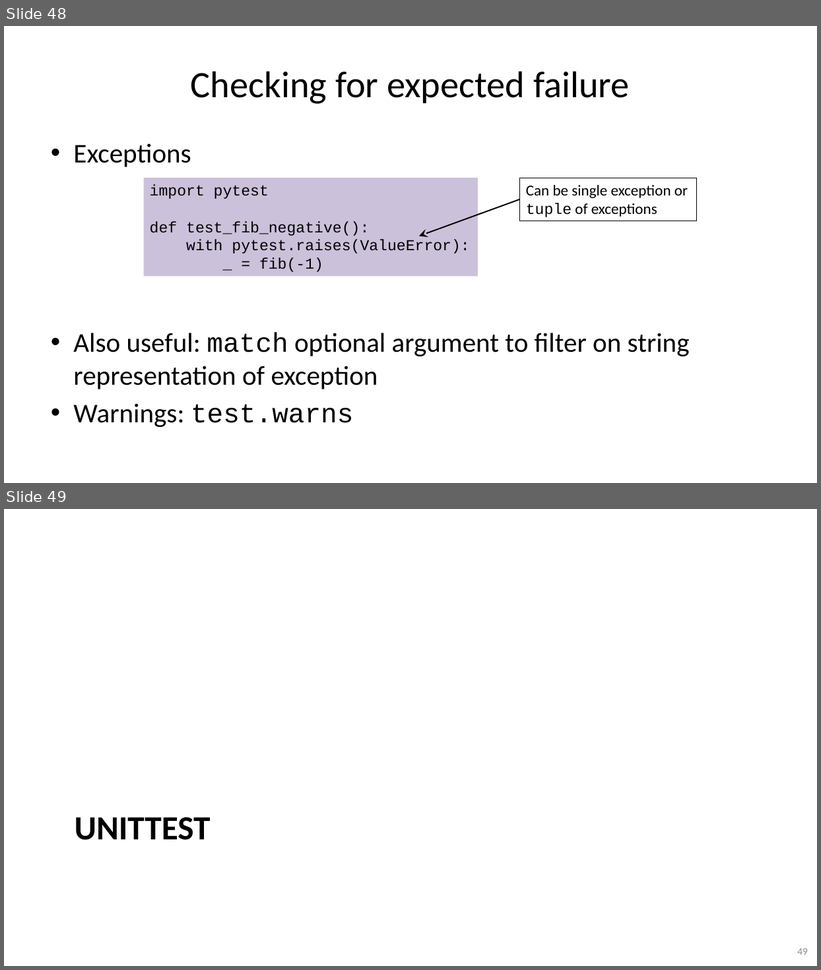
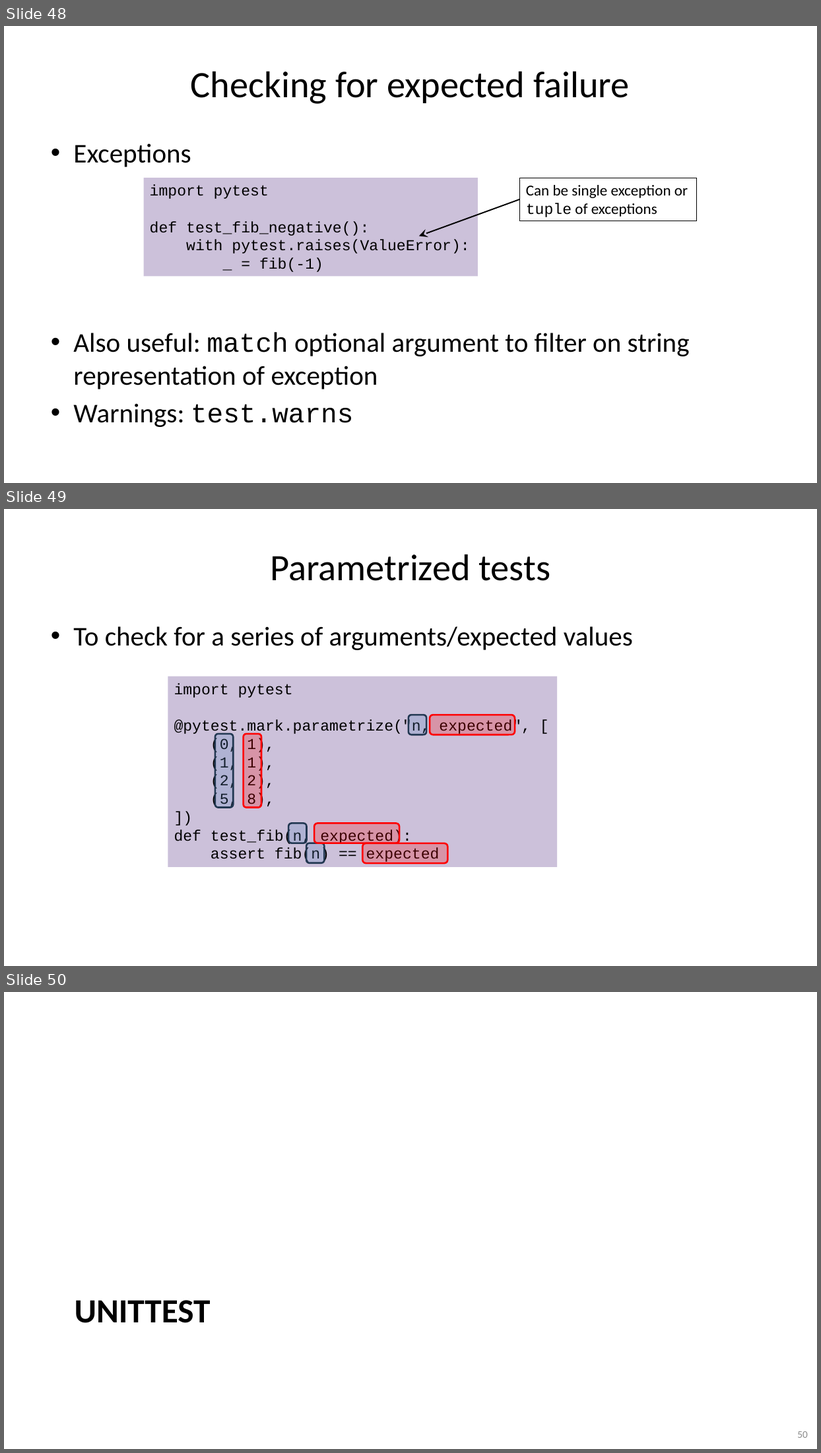
Before and after one commit to gjbex/Python-software-engineering, a slide deck: python_software_engineering.pptx. Shown one above the other, each under a label of ours: slides 48 and 49 before the commit, slides 48, 49 and 50 after it. The pictures are 821x970 and 821x1453 pixels, drawn with LibreOffice and Linux fonts; fonts in the diff are those of the drawing. Boxes give left, top, right and bottom in pixels: in the first picture for what was removed or moved away, otherwise in the second. Text is boxed around its words. In the diff, an @@ line names an element or a change of style, - is before the commit and + after.

Commit message:
Add slide on parameterized tests

```diff
--- a/python_software_engineering.pptx
+++ b/python_software_engineering.pptx
@@ slide 49 added at bbox=[4, 509, 817, 966], background #FFFFFF @@
@@ title added at bbox=[270, 554, 551, 581], 44 pt, text #000000 @@
+Parametrized tests
@@ text added at bbox=[73, 626, 633, 650], 32 pt, text #000000 @@
+• To check for a series of arguments/expected values
@@ rectangle added at bbox=[168, 677, 557, 867], fill #CCC1DA, 18 pt, text #000000 @@
+import pytest
+@pytest.mark.parametrize("n, expected", [
+(0, 1),
+(1, 1),
+(2, 2),
+(5, 8),
+])
+def test_fib(n, expected):
+assert fib(n) == expected
@@ group added at bbox=[215, 715, 426, 863]: 4 rounded rectangles @@
@@ group added at bbox=[244, 715, 516, 864]: 4 rounded rectangles @@
@@ what was slide 49 is now slide 50 @@
@@ page number at bbox=[797, 1432, 808, 1438]: text changed @@
-49
+50
```
Also in this commit, not shown: 1 slide changed.
